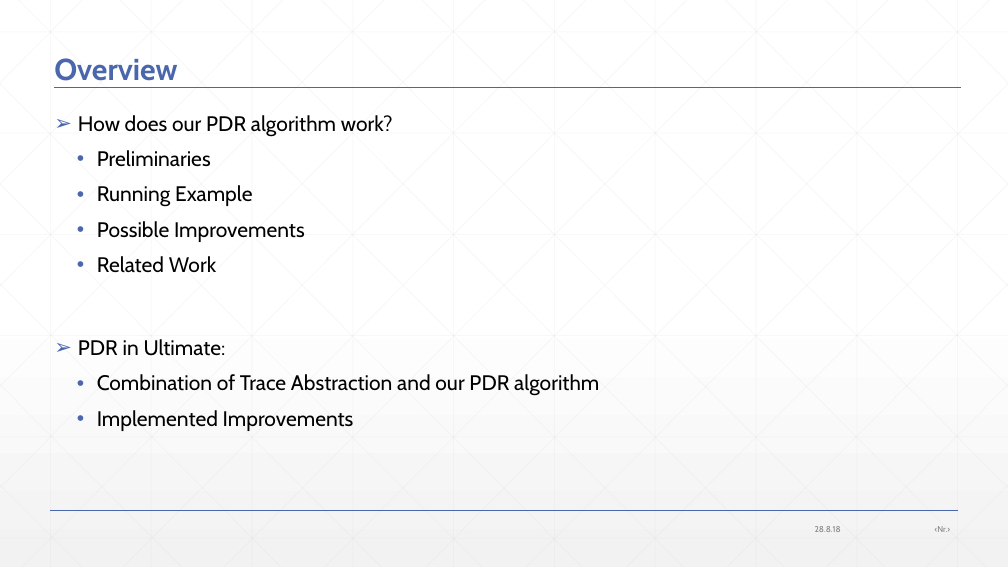
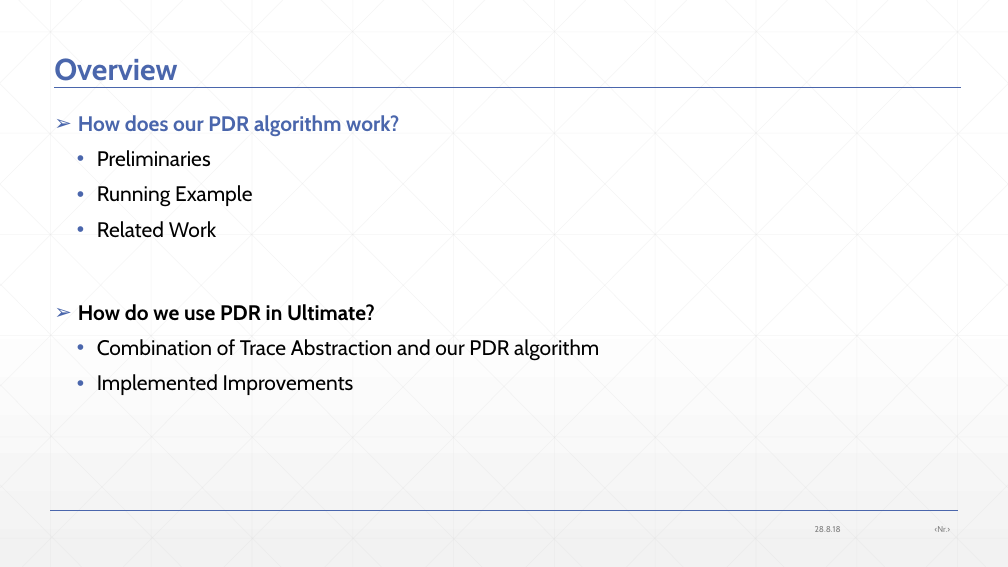
Before and after one commit to JonasWerner/BachelorThesis, a slide deck: slide 6 of Presentation/pdr_presentation_v2.pptx. Drawn at 1008x567 pixels with LibreOffice and Linux fonts; fonts in the diff are those of the drawing. Boxes give left, top, right and bottom in pixels: in the first picture for what was removed or moved away, otherwise in the second. Text is boxed around its words. In the diff, an @@ line names an element or a change of style, - is before the commit and + after.

Commit message:
added future work, related work, improvements

```diff
--- a/Presentation/pdr_presentation_v2.pptx
+++ b/Presentation/pdr_presentation_v2.pptx
@@ text at <box>78,115,399,136</box>: text colour #000000 to #4A66AC, bold on in "How does our PDR algorithm work?" @@
@@ text at <box>97,221,305,242</box>: paragraph removed @@
-  • Possible Improvements
@@ text at <box>78,304,375,321</box>: text changed; bold on @@
-➢ PDR in Ultimate:
+➢ How do we use PDR in Ultimate?
```
Also in this commit, not shown: 45 other slides changed, 3 slides added, 1 slide removed, 1 other file.
